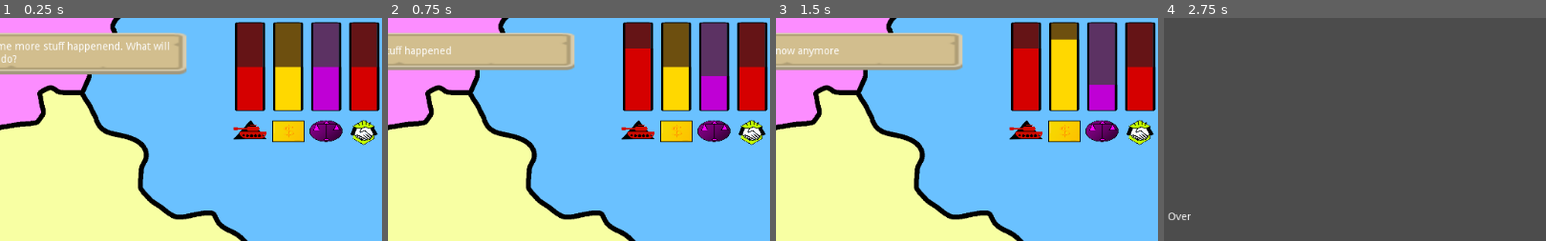
Above: before the commit, frames 1-4 (left to right).
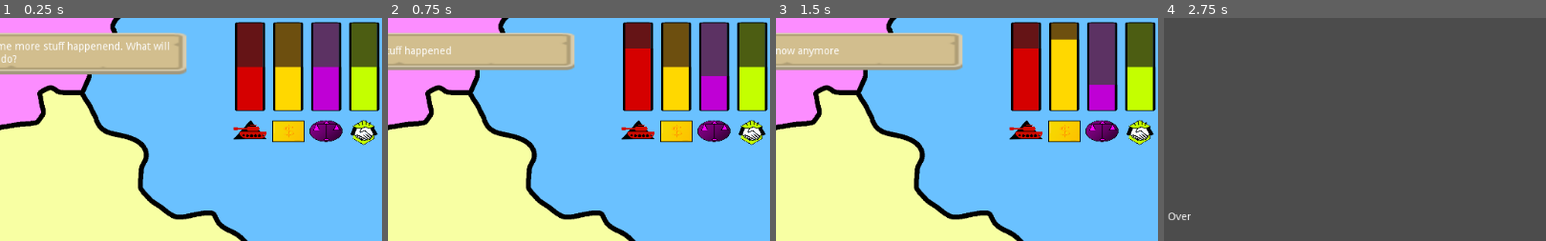
Above: after the commit, the same moments.

Repository: dsg-jam/LD49
Game: Godot game, scene res://scenes/overview.tscn
Same seed, same stepped clock (60 frames per second), same inputs: the game is played once before the commit and once after it.
Inputs:
- Up to frame 1 (0.25 s): no input
- Up to frame 2 (0.75 s): click "Let's just literally kill eve…" at 0.5 s
- Up to frame 3 (1.5 s): click "Ignore it" at 1.25 s
- Up to frame 4 (2.75 s): click "Take the blame" at 2 s
The pictures show only the part of the screen within x 50-100%, y 0-50%; the shares and areas given below are measured in that part.

The runs differ from the first frame. In frame 1, 2.7% of the frame differs, in the area x 92-99%, y 2-42%; in frame 2, 2.7%; in frame 3, 2.7%; in frame 4, nothing differs.
Error in both runs: Assertion failed: ran out of events (res://scripts/manager.gd:64)

Commit message:
Changed color of Diplomacy stat

Diff:
--- a/ui/stats.tscn
+++ b/ui/stats.tscn
@@ -11,6 +11,8 @@
 [ext_resource path="res://assets/icon/peace_icon.png" type="Texture" id=9]
 [ext_resource path="res://assets/icon/money_icon.png" type="Texture" id=10]
 [ext_resource path="res://assets/icon/stability_icon.png" type="Texture" id=11]
+[ext_resource path="res://assets/stat_display/stat_display_peace_full.png" type="Texture" id=12]
+[ext_resource path="res://assets/stat_display/stat_display_peace_empty.png" type="Texture" id=13]
 
 [node name="StatsContainer" type="Control"]
 anchor_right = 1.0
@@ -79,8 +81,8 @@
 size_flags_horizontal = 3
 size_flags_vertical = 3
 value = 50.0
-texture_under = ExtResource( 5 )
-texture_progress = ExtResource( 1 )
+texture_under = ExtResource( 13 )
+texture_progress = ExtResource( 12 )
 fill_mode = 3
 nine_patch_stretch = true
 
Not shown: 1 places in ui/stats.tscn that only renumber resources
